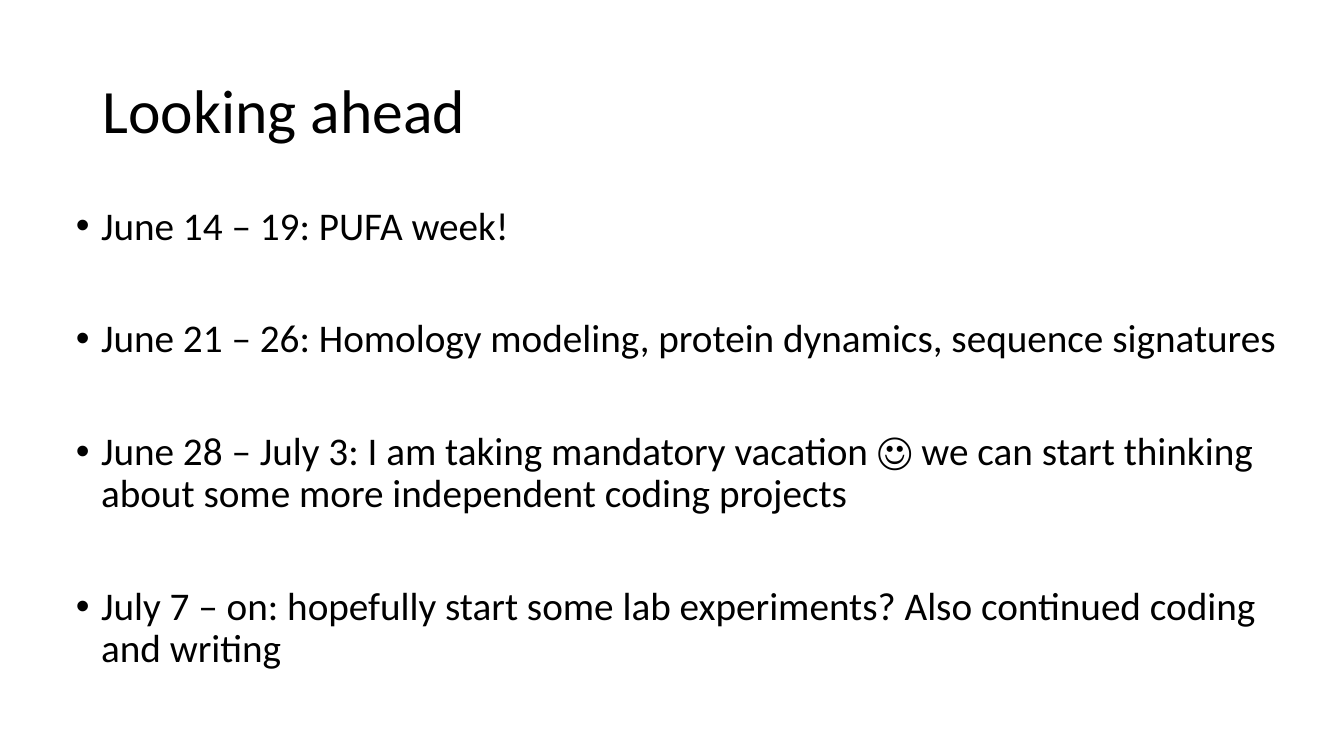
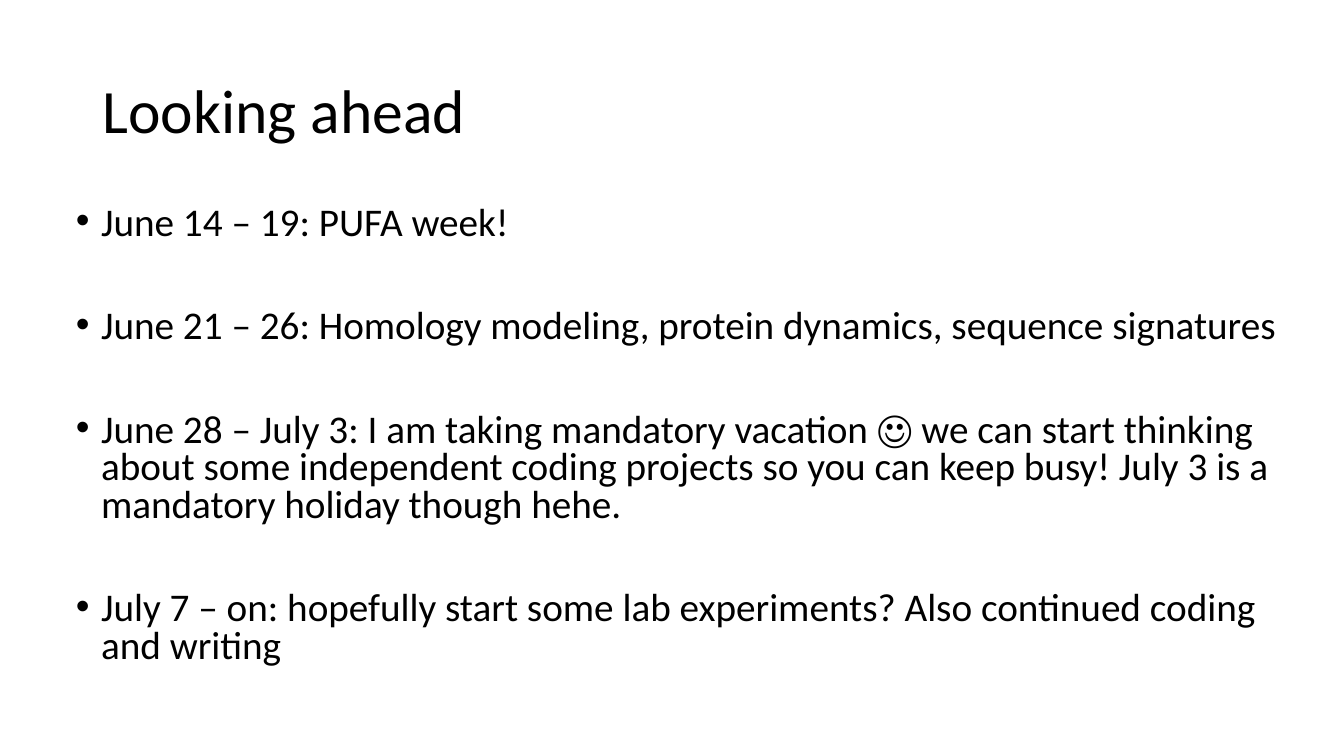
Before and after one commit to serina-robinson/TARA-thiolases, a slide deck: slide 2 of slides/20200611_longterm_planning.pptx. Drawn at 1344x756 pixels with LibreOffice and Linux fonts; fonts in the diff are those of the drawing. Boxes give left, top, right and bottom in pixels: in the first picture for what was removed or moved away, otherwise in the second. Text is boxed around its words. In the diff, an @@ line names an element or a change of style, - is before the commit and + after.

```diff
--- a/slides/20200611_longterm_planning.pptx
+++ b/slides/20200611_longterm_planning.pptx
@@ text at [101,208,1275,666]: line spacing 0.9 to 0.8 @@
@@ text at [101,415,1268,525]: text changed @@
-• June 28 – July 3: I am taking mandatory vacation ☺ we can start thinking about some more independent coding projects
+• June 28 – July 3: I am taking mandatory vacation ☺ we can start thinking about some independent coding projects so you can keep busy! July 3 is a mandatory holiday though hehe.
```
Also in this commit, not shown: 1 other slide changed, 7 other files.
